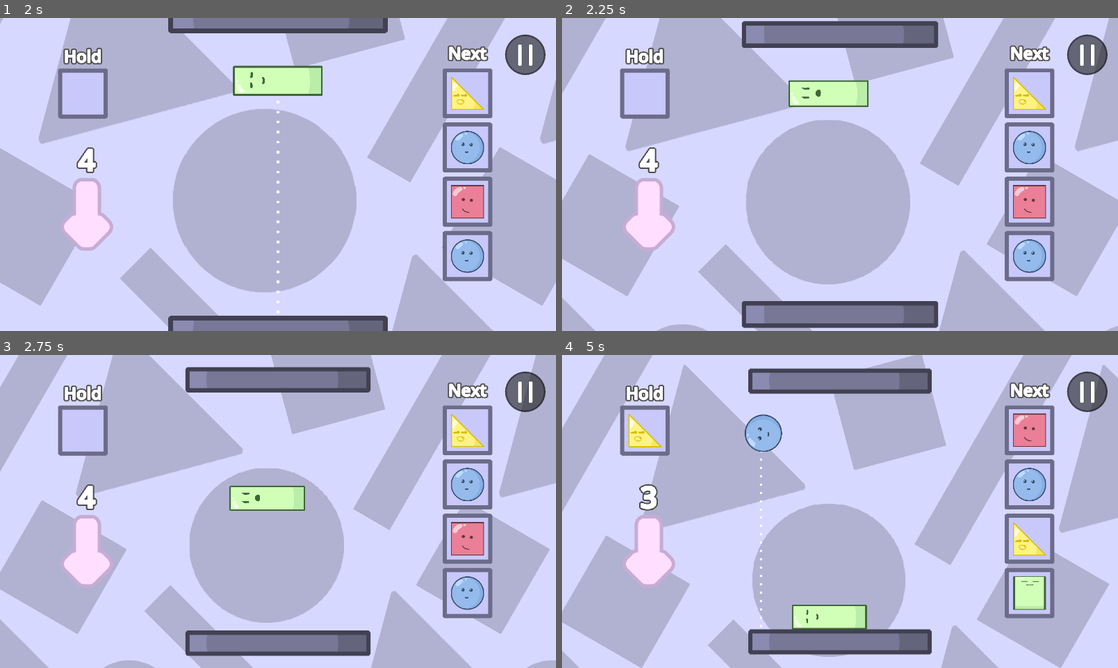
Above: before the commit, frames 1-4 (two rows, left to right).
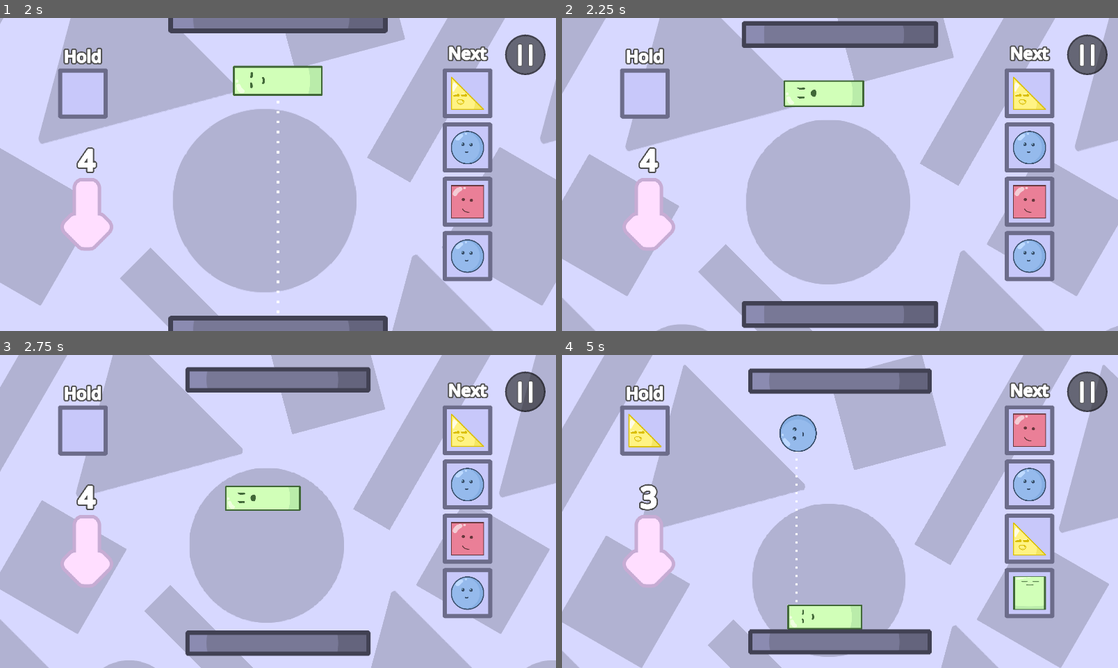
Above: after the commit, the same moments.

Repository: nullishew/game-jam-palindome
Game: Godot game, scene res://scenes/menu.tscn
The game is run twice, just before and just after one commit, with the same random seed, the same clock (stepped at 60 frames per second) and the same inputs.
Inputs (mouse positions are in pixels of both pictures, inside the frame that each line leads up to):
- Up to frame 1 (2 s): click "Start" at 0.5 s; click "Start" at 1.25 s
- Up to frame 2 (2.25 s): move the mouse to (812, 237) at 2.02 s; hold Right (move_piece_right) from 2.03 s (still down); tap Space (drop_piece) at 2.1 s
- Up to frame 3 (2.75 s): keep holding Right (move_piece_right)
- Up to frame 4 (5 s): move the mouse to (1006, 558) at 2.77 s; tap Tab (hold_piece) at 2.85, 4.35 s; move the mouse to (673, 464) at 3.52 s; release Right (move_piece_right) at 3.53 s; hold Left (move_piece_left) from 3.53 s (still down); tap Space (drop_piece) at 3.6 s; move the mouse to (867, 511) at 4.27 s

Frame 1 is identical in both runs. In frame 2, 0.3% of the frame differs, in the area x 39-56%, y 19-29%; in frame 3, 0.2%; in frame 4, 1.6%, in the area x 32-55%, y 18-88%.

Commit message:
made moving pieces not frame dependent

Diff:
--- a/scripts/features/piece_manager.gd
+++ b/scripts/features/piece_manager.gd
@@ -49,7 +49,7 @@
 	if mouse_moved:
 		_curr_piece.position.x = mouse_x
 	else:
-		_curr_piece.position.x += Input.get_axis("move_piece_left", "move_piece_right") * 5
+		_curr_piece.position.x += Input.get_axis("move_piece_left", "move_piece_right") * 200 * delta
 	_curr_piece.position.x = clamp(_curr_piece.position.x, -200, 200)
 	_curr_piece_pos = _curr_piece.global_position
 
